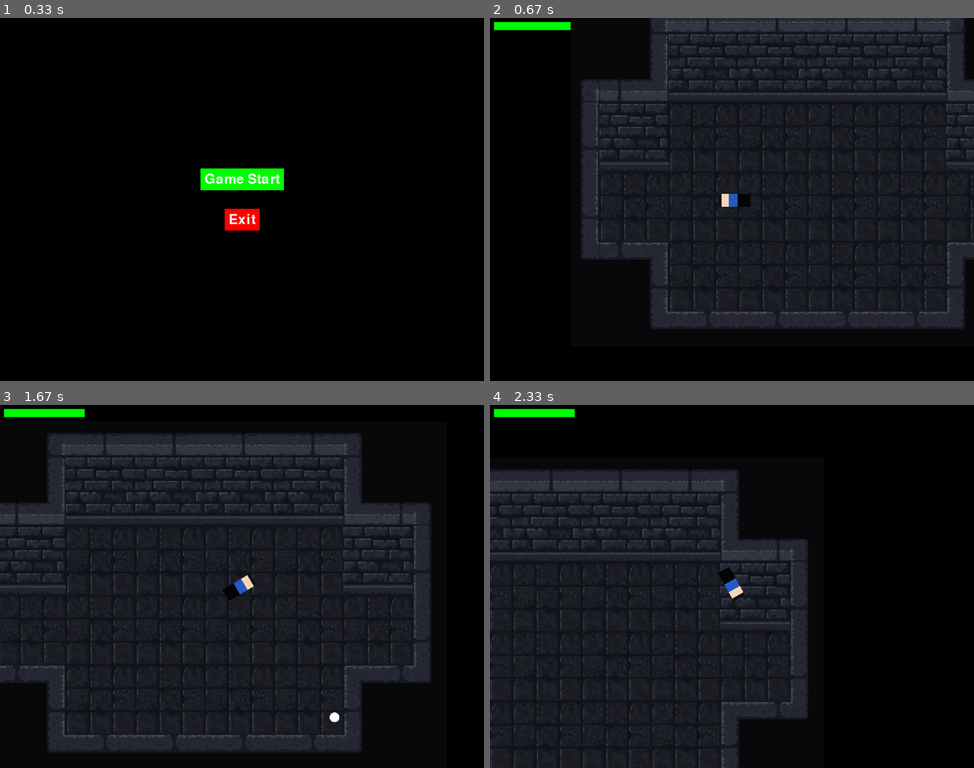
Above: before the commit, frames 1-4 (two rows, left to right).
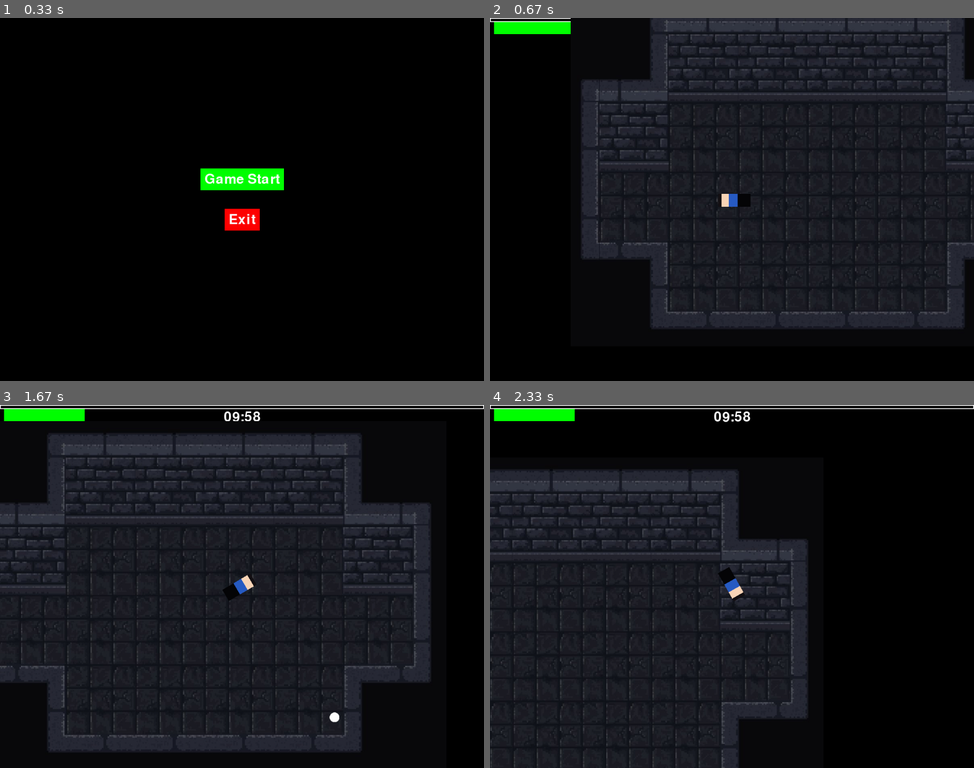
Above: after the commit, the same moments.

Repository: Seo-BJ/PyGame-TermProject
Game: pygame game, started from GameManager.py
The game is run twice, just before and just after one commit, with the same random seed, the same clock (stepped at 60 frames per second) and the same inputs.
Inputs (mouse positions are in pixels of both pictures, inside the frame that each line leads up to):
- Up to frame 1 (0.33 s): no input
- Up to frame 2 (0.67 s): click "Game Start" at 0.38 s
- Up to frame 3 (1.67 s): click (396, 575) at 0.72 s; hold D 1-1.47 s; click (246, 608) at 1.08 s; hold W from 1.5 s (still down); click (290, 666) at 1.58 s
- Up to frame 4 (2.33 s): release W at 1.8 s; hold D 1.83-2.3 s; click (581, 669) at 1.92 s

Frame 1 is identical in both runs. In frame 2, 0.3% of the frame differs, in the area x 0-17%, y 0-5%; in frame 3, 0.9%; in frame 4, 0.9%, in the area x 0-100%, y 0-5%.

Commit message:
UI 작업 시작
Enemy Spawn Interval 변경
game UI class 수정 시작
exp bar 제작 시작 : player_exp 값 0으로 설정되는 오류 개선 필요

Diff:
--- a/GameManager.py
+++ b/GameManager.py
@@ -6,6 +6,7 @@
 from enemy import Enemy
 from projectile import Projectile
 from menu import Menu
+from gameUI import GameUI
 #from enemy import *
 
 # Initialize pygame
@@ -125,6 +126,9 @@
 player = Player(projectile_group,all_sprites_group, enemy_group)
 camera = Camera()
 #enemy = Enemy((400, 400))
+
+# UI
+gmae_ui = GameUI(screen, player)
 
 all_sprites_group.add(player)
 
@@ -193,6 +197,8 @@
         player.current_hp,
         player.max_hp
     )
+    gmae_ui.draw_allUI()
+
     # screen.blit(background, (0,0))
     camera.custom_draw()
     all_sprites_group.update()
--- a/enemy.py
+++ b/enemy.py
@@ -47,7 +47,9 @@
     def take_damage(self, amount, knockback_direction=None, knockback_strength=100):
         self.current_hp -= amount
         if self.current_hp <= 0:
-            self.kill()  # Remove the enemy from all groups
+            self.player.current_exp += 10
+            self.kill()
+
         else:
             # Apply knockback effect
             if knockback_direction is not None:
--- a/gameSetting.py
+++ b/gameSetting.py
@@ -1,7 +1,7 @@
 # Game Setting
 WIDTH, HEIGHT = 1200, 900
 FPS = 60
-
+GAME_TIME = 10 # 10 minute
 # Player Setting
 PLAYER_START = 400, 500
 PLAYER_SPEED = 10
@@ -23,5 +23,5 @@
 
 # Enemy Setting
 ENEMY_SPEED = 4
-ENEMY_SPAWN_INTERVAL = 5000 # 5 seconds
+ENEMY_SPAWN_INTERVAL = 10000 # 5 seconds
 ENEMY_MAXHP = 50
--- /dev/null
+++ b/gameUI.py
@@ -0,0 +1,85 @@
+import pygame
+import sys
+from menu import *
+from gameSetting import *
+from player import Player
+
+class GameUI:
+    def __init__(self, screen, player):
+        self.screen = screen
+        self.font = pygame.font.Font(None, 50)
+
+        # start time when the game starts
+        self.start_ticks = pygame.time.get_ticks()
+        self.total_time = GAME_TIME * (60 * 1000)
+
+        self.player_current_hp = player.current_hp
+        self.player_max_hp = player.max_hp
+
+        # 경험치 Bar properties
+        self.player_current_exp = player.current_exp  # You need to track this in the player class
+        self.player_max_exp = player.max_exp  # You need to set this in the player class
+
+    def update_timer(self):
+        # Calculate how much time is left
+        elapsed_time = pygame.time.get_ticks() - self.start_ticks
+        time_left = self.total_time - elapsed_time
+
+        # Convert time left into minutes and seconds
+        minutes = time_left // (60 * 1000)
+        seconds = (time_left // 1000) % 60
+
+        # Format the time string
+        time_string = '{:02}:{:02}'.format(int(minutes), int(seconds))
+
+        # Render the time string and display it on the screen
+        text_render = self.font.render(time_string, True, WHITE)
+        text_rect = text_render.get_rect(center=(self.screen.get_width() // 2, 30))
+        self.screen.blit(text_render, text_rect)
+
+        # Check if the time is up and end the game if it is
+        if time_left <= 0:
+            return 'time_up'  # You can use this return value to trigger the game over sequence
+
+    def draw_timer(self):
+        # Call this method every frame to update and draw the timer
+        time_up = self.update_timer()
+        if time_up == 'time_up':
+            # If time is up, call the game over function from the menu
+            menu = Menu(self.screen)
+            menu.game_over()
+
+
+    def health_bar(self, screen, pos, size, border_color, inner_color, current, max_health):
+        border_rect = pygame.Rect(pos, size)
+        inner_rect = pygame.Rect(pos, (size[0] * (current / max_health), size[1]))
+        pygame.draw.rect(screen, border_color, border_rect, 2)  # Draw border
+        pygame.draw.rect(screen, inner_color, inner_rect)  # Draw inner health bar
+
+    def draw_health_bar(self):
+        self.health_bar(self.screen,
+        (10, 20),  # Position of the health bar
+        (200, 20),  # Size of the health bar
+        (255, 0, 0),  # Color of the border (red)
+        (0, 255, 0),  # Color of the inner bar (green)
+        self.player_current_hp,
+        self.player_max_hp
+    )
+
+    def draw_exp_bar(self):
+        print(self.player_current_exp / self.player_max_exp)
+        print(self.player_current_exp)
+        exp_bar_width = (self.player_current_exp / self.player_max_exp) * self.screen.get_width()
+        exp_bar_height = 10  # Height of the EXP bar
+        border_rect = pygame.Rect(0, 0, self.screen.get_width(), exp_bar_height)
+        inner_rect = pygame.Rect(0, 0, exp_bar_width, exp_bar_height)
+
+        # Draw the EXP bar
+        pygame.draw.rect(self.screen, (255, 255, 255), border_rect, 2)  # Draw border
+        pygame.draw.rect(self.screen, (0, 255, 0), inner_rect)  # Draw inner EXP bar
+
+
+    def draw_allUI(self):
+        self.draw_exp_bar()
+        self.draw_health_bar()
+        self.draw_timer()
--- a/player.py
+++ b/player.py
@@ -32,6 +32,10 @@
         self.invincible = False
         self.invincible_time = 0
         self.invincible_duration = PLAYER_INVINCIBLE_DURATION
+
+        # 플레이어 경험치(EXP)
+        self.current_exp = 0
+        self.max_exp = 100 # MUST MODIFY
 
     # 플레이어 회전
     def player_rotation(self):
@@ -114,7 +118,7 @@
         self.user_Input()
         self.move()
         self.player_rotation()
-
+        #print(self.current_exp)
         if self.shoot_cooldown > 0:
             self.shoot_cooldown -= 1
 
